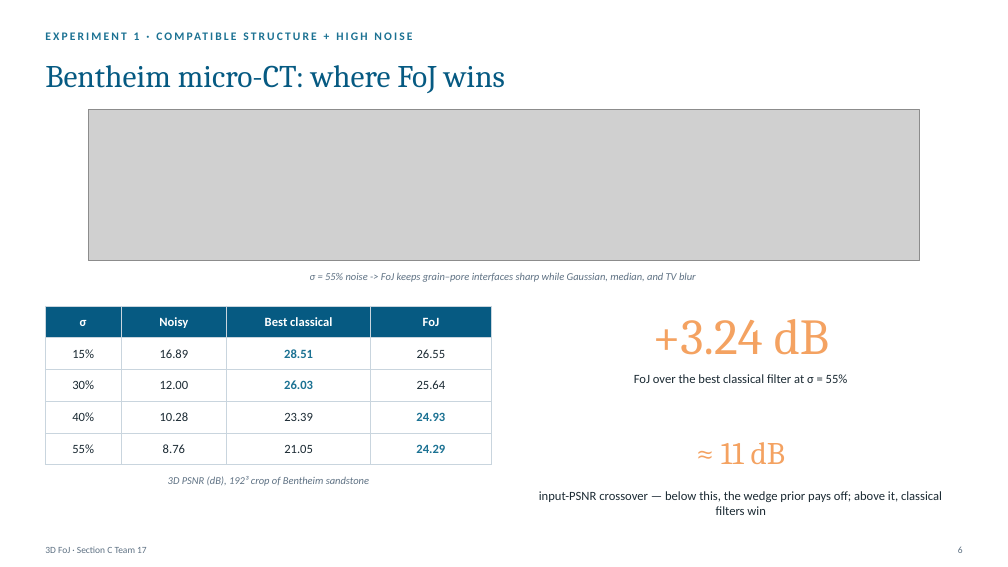
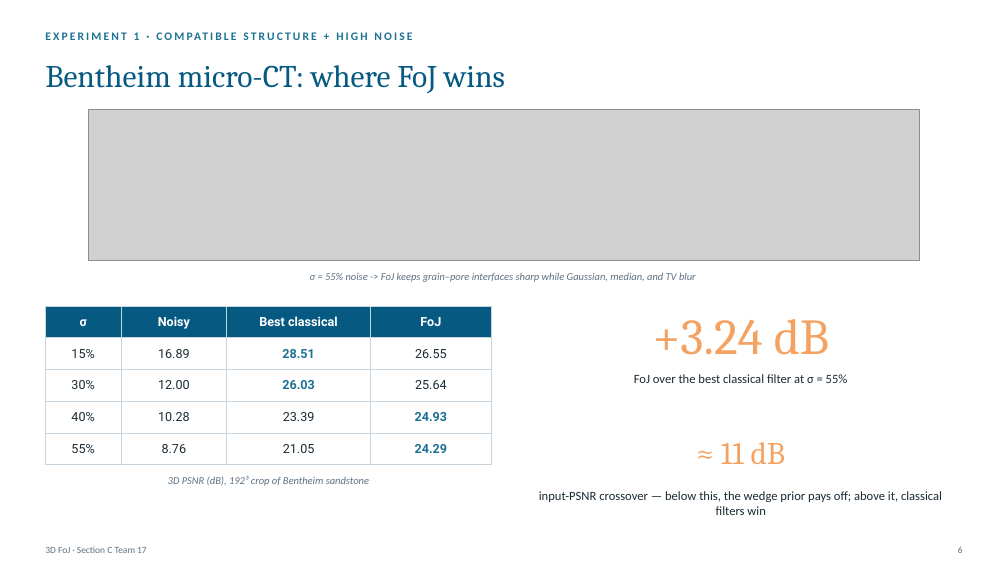
Before and after one commit to samudraneel05/SectionC_Team17, a slide deck: slide 6 of presentation/SectionC_Team17_presentation.pptx. Drawn at 1008x567 pixels with LibreOffice and Linux fonts; fonts in the diff are those of the drawing; grey boxes stand for pictures. Boxes give left, top, right and bottom in pixels: in the first picture for what was removed or moved away, otherwise in the second. Text is boxed around its words. In the diff, an @@ line names an element or a change of style, - is before the commit and + after.

```diff
--- a/presentation/SectionC_Team17_presentation.pptx
+++ b/presentation/SectionC_Team17_presentation.pptx
@@ table at bbox=[45, 306, 492, 465] @@
@@ font Calibri to Roboto @@
```
Also in this commit, not shown: 3 other slides changed, 3 other files.
